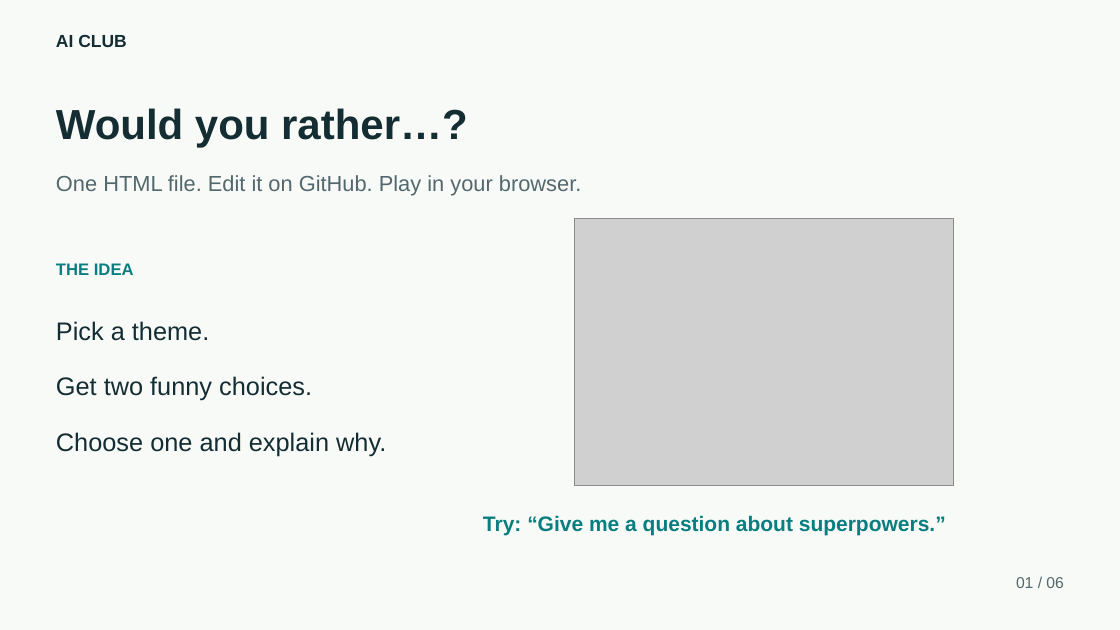
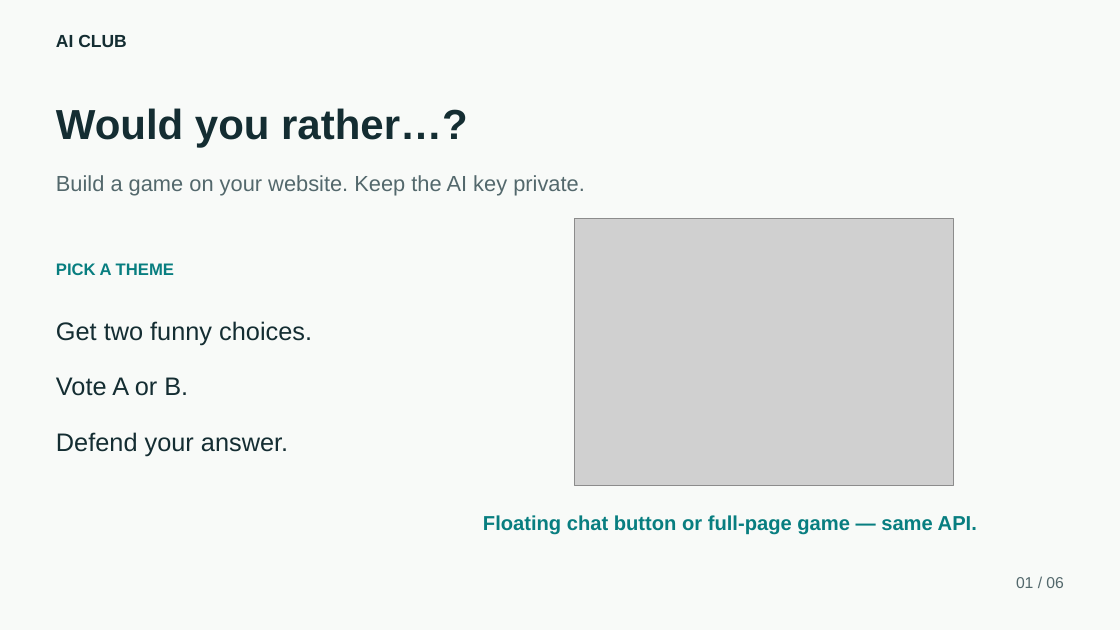
Before and after one commit to Casper3211/Static-Page-Demo, a slide deck: slide 1 of ai-would-you-rather/slides/Would-You-Rather-Workshop.pptx. Drawn at 1120x630 pixels with LibreOffice and Linux fonts; fonts in the diff are those of the drawing; grey boxes stand for pictures. Boxes give left, top, right and bottom in pixels: in the first picture for what was removed or moved away, otherwise in the second. Text is boxed around its words. In the diff, an @@ line names an element or a change of style, - is before the commit and + after.

Commit message:
Teach private OpenRouter API deployment with GitHub Secrets

```diff
--- a/ai-would-you-rather/slides/Would-You-Rather-Workshop.pptx
+++ b/ai-would-you-rather/slides/Would-You-Rather-Workshop.pptx
@@ text at [56,175,585,196]: text changed @@
-One HTML file. Edit it on GitHub. Play in your browser.
+Build a game on your website. Keep the AI key private.
@@ text at [56,263,174,275]: text changed @@
-THE IDEA
+PICK A THEME
@@ text at [56,321,209,341]: paragraph removed @@
-Pick a theme.
@@ text at [56,377,288,457]: text changed @@
-Choose one and explain why.
+Vote A or B.
+Defend your answer.
@@ text at [483,515,977,535]: text changed; size 18 to 17.2 pt @@
-Try: “Give me a question about superpowers.”
+Floating chat button or full-page game — same API.
```
Also in this commit, not shown: 2 other slides changed, 3 slides added, 3 slides removed, 8 other files.
